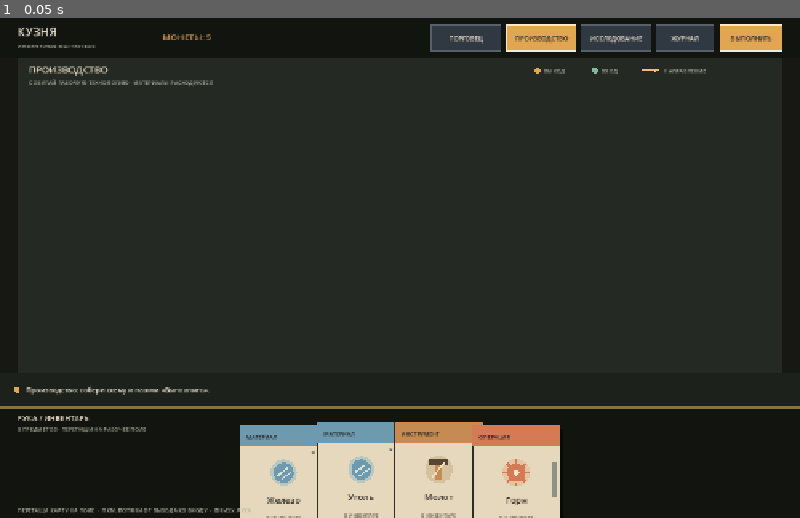
Above: before the commit, frame 1.
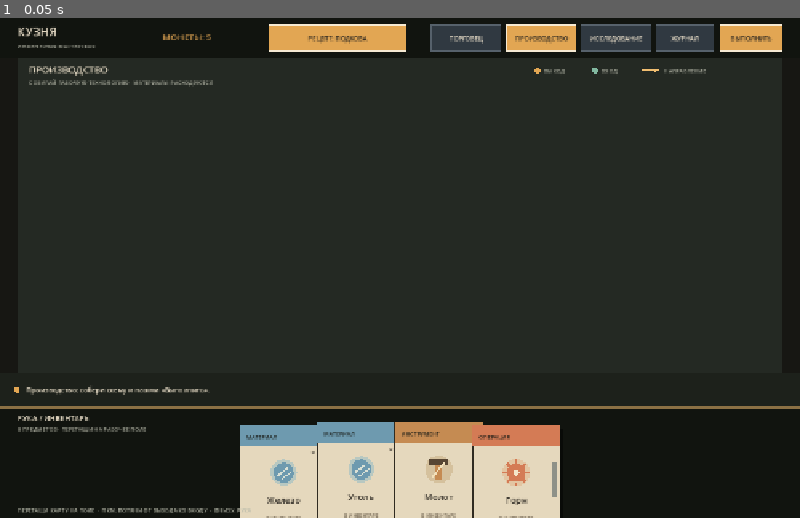
Above: after the commit, the same moment.

Repository: Blyaprint/new-1-bit-kuznya
Game: Godot game, scene res://scenes/board_prototype.tscn
Two runs of this game, one before a commit and one after it. Both use one fixed random seed, a clock stepped at 60 frames per second and the inputs below.
Inputs:
- Up to frame 1 (0.05 s): no input

The runs differ from the first frame. In frame 1, 1.0% of the frame differs, in the area x 33-51%, y 1-7%.

Commit message:
Add recipe selection for horseshoes, nails and brackets; polish trader modal

Diff:
--- a/scripts/board_prototype.gd
+++ b/scripts/board_prototype.gd
@@ -40,6 +40,7 @@
 var trader_stock := {"Железо": 99, "Уголь": 99, "Молот": 99, "Горн": 99}
 var trade_drag_source := ""
 var trade_drag_title := ""
+var selected_recipe := "Подкова"
 var drag_card_id := -1
 var drag_from_hand := false
 var drag_offset := Vector2.ZERO
@@ -123,6 +124,11 @@
 			if market_open:
 				trade_drag_source = ""
 				trade_drag_title = ""
+				if _trade_close_rect().has_point(mouse_position) or not _trade_window_rect().has_point(mouse_position):
+					market_open = false
+					accept_event()
+					queue_redraw()
+					return
 				if _trade_player_row_at(mouse_position) != "":
 					trade_drag_source = "player"
 					trade_drag_title = _trade_player_row_at(mouse_position)
@@ -139,6 +145,11 @@
 			if _research_button_rect().has_point(mouse_position):
 				_switch_mode("research")
 				accept_event()
+				return
+			if _recipe_button_rect().has_point(mouse_position):
+				_cycle_recipe()
+				accept_event()
+				queue_redraw()
 				return
 			if _journal_button_rect().has_point(mouse_position):
 				journal_open = not journal_open
@@ -240,12 +251,31 @@
 	return Rect2(Vector2(size.x - 350.0, 12.0), Vector2(112.0, 40.0))
 
 
+func _recipe_button_rect() -> Rect2:
+	return Rect2(Vector2(430.0, 12.0), Vector2(220.0, 40.0))
+
+
+func _cycle_recipe() -> void:
+	var recipes := ["Подкова", "Гвозди", "Скоба"]
+	var index := recipes.find(selected_recipe)
+	selected_recipe = recipes[(index + 1) % recipes.size()]
+	execution_message = "Выбран рецепт: %s." % selected_recipe
+
+
 func _journal_button_rect() -> Rect2:
 	return Rect2(Vector2(size.x - 230.0, 12.0), Vector2(92.0, 40.0))
 
 
 func _action_button_rect() -> Rect2:
 	return Rect2(Vector2(size.x - 128.0, 12.0), Vector2(100.0, 40.0))
+
+
+func _trade_window_rect() -> Rect2:
+	return Rect2(size.x * 0.5 - 362.0, size.y * 0.5 - 247.0, 724.0, 470.0)
+
+
+func _trade_close_rect() -> Rect2:
+	return Rect2(_trade_window_rect().end - Vector2(92.0, 44.0), Vector2(80.0, 30.0))
 
 
 func _trade_player_panel() -> Rect2:
@@ -344,6 +374,10 @@
 			payout = quantity / 10
 		"Подкова":
 			payout = quantity * 2
+		"Гвозди":
+			payout = int(floor(float(quantity) / 5.0))
+		"Скоба":
+			payout = int(floor(float(quantity) / 2.0))
 		"Молот", "Горн":
 			payout = 1
 		_:
@@ -481,11 +515,17 @@
 	consumed_ids.append_array(broken_tools)
 	production_links = _filter_links_for_ids(production_links, consumed_ids)
 	research_links = _filter_links_for_ids(research_links, consumed_ids)
-	_add_card("Подкова", "ИЗДЕЛИЕ")
+	var product_quantity := 1
+	match selected_recipe:
+		"Гвозди":
+			product_quantity = 5
+		"Скоба":
+			product_quantity = 2
+	_add_card(selected_recipe, "ИЗДЕЛИЕ", product_quantity)
 	var result_card: Dictionary = cards.back()
 	result_card.production_place = "hand"
 	result_card.production_position = Vector2.ZERO
-	execution_message = "Подкова изготовлена. Материалы списаны, износ инструментов увеличен."
+	execution_message = "Изготовлено: %s ×%d. Материалы списаны, инструменты изношены." % [selected_recipe, product_quantity]
 	if not broken_tools.is_empty():
 		execution_message += " Инструмент сломался — купи замену у торговца."
 	_save_game()
@@ -750,6 +790,7 @@
 	draw_string(font, Vector2(28, 29), "КУЗНЯ", HORIZONTAL_ALIGNMENT_LEFT, -1, 19, CARD_BORDER)
 	draw_string(font, Vector2(28, 49), "ИНЖЕНЕРНАЯ МАСТЕРСКАЯ", HORIZONTAL_ALIGNMENT_LEFT, -1, 9, MUTED)
 	draw_string(font, Vector2(260, 36), "МОНЕТЫ: %d" % money, HORIZONTAL_ALIGNMENT_LEFT, 150, 14, ACCENT)
+	_draw_header_button(_recipe_button_rect(), "РЕЦЕПТ: %s" % selected_recipe.to_upper(), true)
 	_draw_header_button(_market_button_rect(), "ТОРГОВЕЦ", market_open)
 	_draw_header_button(_production_button_rect(), "ПРОИЗВОДСТВО", mode == "production")
 	_draw_header_button(_research_button_rect(), "ИССЛЕДОВАНИЕ", mode == "research")
@@ -977,8 +1018,8 @@
 	var merchant_panel := _trade_merchant_panel()
 	# Darkened backdrop makes the trader a separate modal window.
 	draw_rect(Rect2(Vector2.ZERO, size), Color(0, 0, 0, 0.62))
-	draw_rect(Rect2(player_panel.position - Vector2(12, 42), Vector2(merchant_panel.end.x - player_panel.position.x + 24, 470)), Color("#171b15"))
-	draw_rect(Rect2(player_panel.position - Vector2(12, 42), Vector2(merchant_panel.end.x - player_panel.position.x + 24, 470)), Color("#d0a15e"), false, 2.0)
+	draw_rect(_trade_window_rect(), Color("#171b15"))
+	draw_rect(_trade_window_rect(), Color("#d0a15e"), false, 2.0)
 	draw_string(font, player_panel.position + Vector2(0, -14), "ОБМЕН", HORIZONTAL_ALIGNMENT_LEFT, -1, 18, CARD_BORDER)
 	draw_string(font, player_panel.position + Vector2(0, 20), "ТВОЙ ИНВЕНТАРЬ", HORIZONTAL_ALIGNMENT_LEFT, -1, 13, ACCENT)
 	draw_string(font, merchant_panel.position + Vector2(0, 20), "ТОРГОВЕЦ", HORIZONTAL_ALIGNMENT_LEFT, -1, 13, ACCENT)
@@ -1014,7 +1055,9 @@
 		draw_string(font, row.position + Vector2(row.size.x - 70, 25), "КУПИТЬ", HORIZONTAL_ALIGNMENT_RIGHT, 60, 8, ACCENT)
 	draw_string(font, player_panel.position + Vector2(0, 390), "Баланс: %d монет" % money, HORIZONTAL_ALIGNMENT_LEFT, -1, 12, ACCENT)
 	draw_string(font, merchant_panel.position + Vector2(0, 390), "Цены скупки низкие — проверь стоимость до обмена", HORIZONTAL_ALIGNMENT_LEFT, 300, 9, MUTED)
-	draw_string(font, Vector2(merchant_panel.end.x - 70, player_panel.position.y - 14), "ЗАКРЫТЬ", HORIZONTAL_ALIGNMENT_RIGHT, 70, 10, CARD_BORDER)
+	draw_rect(_trade_close_rect(), Color("#4a3a27"))
+	draw_rect(_trade_close_rect(), Color("#b89a68"), false, 1.0)
+	draw_string(font, _trade_close_rect().position + Vector2(7, 19), "ЗАКРЫТЬ", HORIZONTAL_ALIGNMENT_CENTER, 66, 9, CARD_BORDER)
 
 
 func _draw_journal() -> void:
